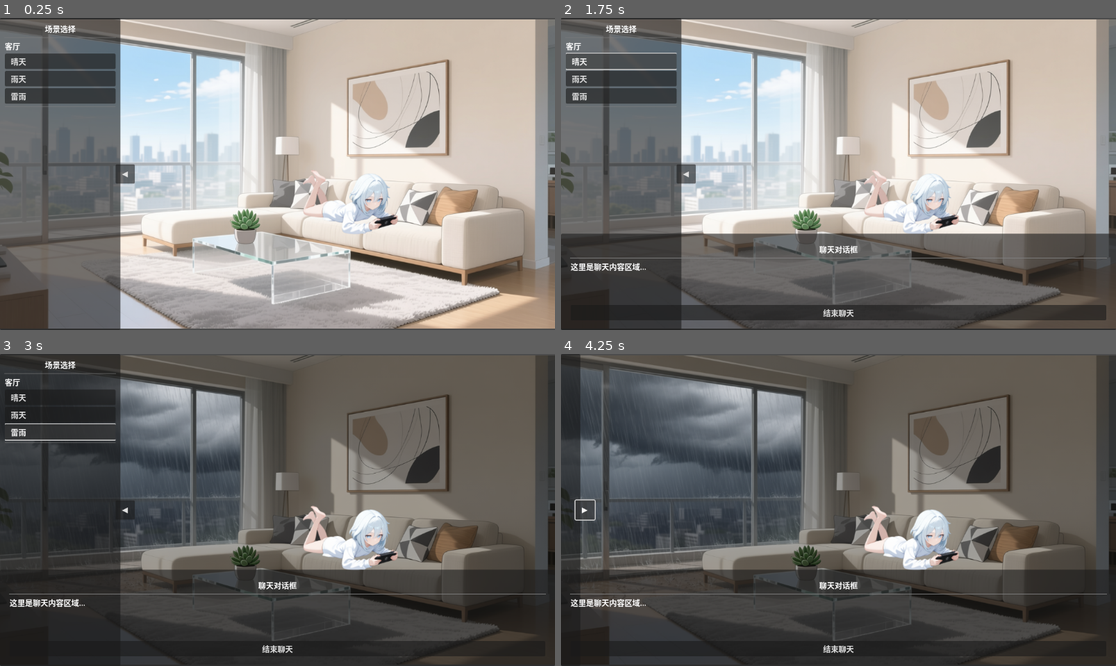
Above: before the commit, frames 1-4 (two rows, left to right).
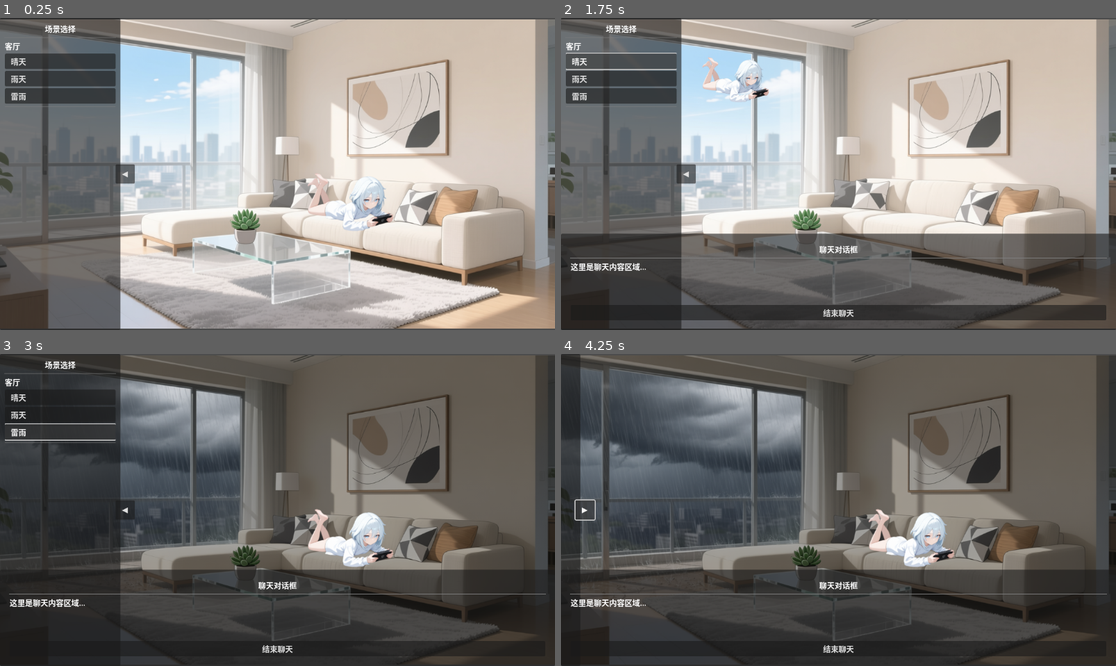
Above: after the commit, the same moments.

Repository: xhc2008/CABM-ED
Game: Godot game, scene res://scripts/main.tscn
Same seed, same stepped clock (60 frames per second), same inputs: the game is played once before the commit and once after it.
Inputs (mouse positions are in pixels of both pictures, inside the frame that each line leads up to):
- Up to frame 1 (0.25 s): no input
- Up to frame 2 (1.75 s): click (910, 202) at 0.5 s; click "晴天" at 1.25 s
- Up to frame 3 (3 s): click "雨天" at 2 s; click "雷雨" at 2.75 s
- Up to frame 4 (4.25 s): click "◀" at 3.5 s

The runs differ from the first frame. In frame 1, 0.8% of the frame differs, in the area x 54-72%, y 48-70%; in frame 2, 2.1%, in the area x 25-72%, y 12-70%; in frame 3, 1.0%; in frame 4, 1.0%.

Commit message:
fix: 聊天图片显示逻辑

Diff:
--- a/config/character_presets.json
+++ b/config/character_presets.json
@@ -2,7 +2,7 @@
   "livingroom": [
     {
       "image": "1.png",
-      "scale": 1.0,
+      "scale": 0.9,
       "position": {
         "x": 0.63,
         "y": 0.59
--- a/scripts/character.gd
+++ b/scripts/character.gd
@@ -8,8 +8,8 @@
 var background_node: TextureRect
 
 # 聊天状态的配置
-const CHAT_POSITION_RATIO = Vector2(0.5, 0.4)
-const CHAT_SCALE = 0.8
+const CHAT_POSITION_RATIO = Vector2(0.5, 0.6)  # 向下调整到0.5
+const CHAT_SCALE = 0.7
 
 func _ready():
 	pressed.connect(_on_pressed)
@@ -173,11 +173,12 @@
 
 	print("聊天目标中心: ", center_pos, " 缩放: ", final_chat_scale, " 最终position: ", target_pos)
 
-	# 创建移动动画
-	var tween = create_tween()
-	tween.set_parallel(true)
-	tween.tween_property(self, "position", target_pos, 0.5).set_trans(Tween.TRANS_CUBIC).set_ease(Tween.EASE_OUT)
-	tween.tween_property(self, "scale", Vector2(final_chat_scale, final_chat_scale), 0.5).set_trans(Tween.TRANS_CUBIC).set_ease(Tween.EASE_OUT)
+	# 消失后重新显示
+	visible = false
+	await get_tree().create_timer(1.0).timeout
+	position = target_pos
+	scale = Vector2(final_chat_scale, final_chat_scale)
+	visible = true
 
 func end_chat():
 	if not is_chatting:
